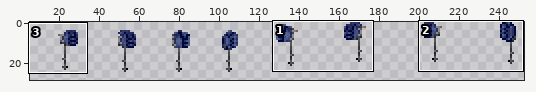
A sprite sheet gets an edit: Resources/ORK/hammer_hand_handob.png. The first picture is a wide view before the edit; the outline marks the close-up.
Close-up. Before the commit:
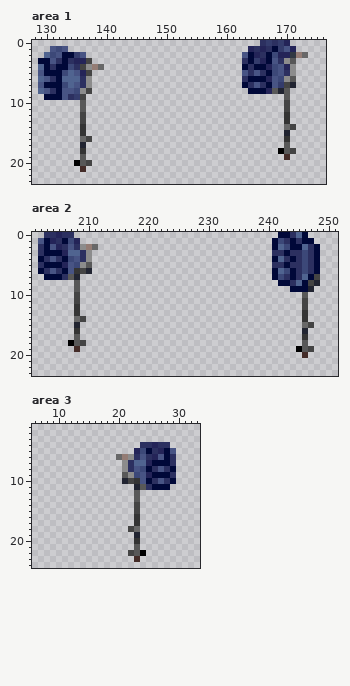
The file is 256x40 pixels. Shown: area 1: x 128..176, y 0..23; area 2: x 201..251, y 0..23; area 3: x 6..33, y 1..24. The wide view leaves out empty margins. The commit also changed other parts of the picture, which this record leaves out.
The same view after the edit:
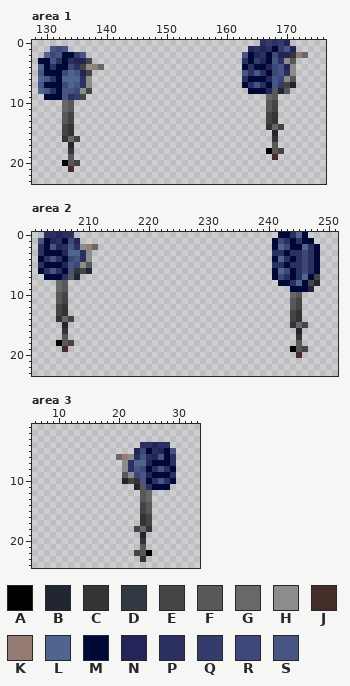
Palette (. is transparent): A #000000  B #212431  C #343434  D #313842  E #444444  F #585858  G #686868  H #8c8c8c  J #442c28  K #947c74  L #506490  M #000838  N #242458  P #2c3060  Q #343c6c  R #3c4878  S #485484
Changes in this commit:
{"where": "area 1"}
{"y":9,"x":167,"old":"..","new":"GF"}
{"y":9,"x":170,"old":"F","new":"."}
{"y":10,"x":133,"old":"..","new":"GF"}
{"y":10,"x":136,"old":"F","new":"."}
{"y":10,"x":167,"old":"..","new":"FE"}
{"y":10,"x":170,"old":"E","new":"."}
{"y":11,"x":133,"old":"..","new":"GF"}
{"y":11,"x":136,"old":"F","new":"."}
{"y":11,"x":167,"old":"..","new":"FE"}
{"y":11,"x":170,"old":"E","new":"."}
{"y":12,"x":133,"old":"..","new":"FE"}
{"y":12,"x":136,"old":"E","new":"."}
{"y":12,"x":167,"old":"..","new":"EC"}
{"y":12,"x":170,"old":"C","new":"."}
{"y":13,"x":133,"old":"..","new":"FE"}
{"y":13,"x":136,"old":"E","new":"."}
{"y":13,"x":167,"old":"..","new":"EC"}
{"y":13,"x":170,"old":"C","new":"."}
{"y":14,"x":133,"old":"..","new":"EC"}
{"y":14,"x":136,"old":"C","new":"."}
{"y":14,"x":167,"old":"...GE","new":"CGE.."}
{"y":15,"x":133,"old":"..","new":"EC"}
{"y":15,"x":136,"old":"C","new":"."}
{"y":15,"x":168,"old":".","new":"B"}
{"y":15,"x":170,"old":"B","new":"."}
{"y":16,"x":133,"old":"...GE","new":"CGE.."}
{"y":16,"x":168,"old":".","new":"C"}
{"y":16,"x":170,"old":"C","new":"."}
{"y":17,"x":134,"old":".","new":"B"}
{"y":17,"x":136,"old":"B","new":"."}
{"y":17,"x":168,"old":".","new":"F"}
{"y":17,"x":170,"old":"F","new":"."}
{"y":18,"x":134,"old":".","new":"C"}
{"y":18,"x":136,"old":"C","new":"."}
{"y":18,"x":167,"old":"..AFE","new":"AFE.."}
{"y":19,"x":134,"old":".","new":"F"}
{"y":19,"x":136,"old":"F","new":"."}
{"y":19,"x":168,"old":".","new":"J"}
{"y":19,"x":170,"old":"J","new":"."}
{"y":20,"x":133,"old":"..AFE","new":"AFE.."}
{"y":21,"x":134,"old":".","new":"J"}
{"y":21,"x":136,"old":"J","new":"."}
{"where": "area 2"}
{"y":8,"x":205,"old":"..","new":"GF"}
{"y":8,"x":208,"old":"F","new":"."}
{"y":9,"x":205,"old":"..","new":"GF"}
{"y":9,"x":208,"old":"F","new":"."}
{"y":10,"x":205,"old":"..","new":"FE"}
{"y":10,"x":208,"old":"E","new":"."}
{"y":10,"x":244,"old":"..F","new":"GF."}
{"y":11,"x":205,"old":"..","new":"FE"}
{"y":11,"x":208,"old":"E","new":"."}
{"y":11,"x":244,"old":"..E","new":"FE."}
{"y":12,"x":205,"old":"..","new":"EC"}
{"y":12,"x":208,"old":"C","new":"."}
{"y":12,"x":244,"old":"..E","new":"FE."}
{"y":13,"x":205,"old":"..","new":"EC"}
{"y":13,"x":208,"old":"C","new":"."}
{"y":13,"x":244,"old":"..C","new":"EC."}
{"y":14,"x":205,"old":"...GE","new":"CGE.."}
{"y":14,"x":244,"old":"..C","new":"EC."}
{"y":15,"x":206,"old":".","new":"B"}
{"y":15,"x":208,"old":"B","new":"."}
{"y":15,"x":244,"old":"..GE","new":"CGE."}
{"y":16,"x":206,"old":".","new":"C"}
{"y":16,"x":208,"old":"C","new":"."}
{"y":16,"x":245,"old":".B","new":"B."}
{"y":17,"x":206,"old":".","new":"F"}
{"y":17,"x":208,"old":"F","new":"."}
{"y":17,"x":245,"old":".C","new":"C."}
{"y":18,"x":205,"old":"..AFE","new":"AFE.."}
{"y":18,"x":245,"old":".F","new":"F."}
{"y":19,"x":206,"old":".","new":"J"}
{"y":19,"x":208,"old":"J","new":"."}
{"y":19,"x":244,"old":".AFE","new":"AFE."}
{"y":20,"x":245,"old":".J","new":"J."}
{"where": "area 3"}
{"y":12,"x":23,"old":"F..","new":".FG"}
{"y":13,"x":23,"old":"F..","new":".FG"}
{"y":14,"x":23,"old":"E..","new":".EF"}
{"y":15,"x":23,"old":"E..","new":".EF"}
{"y":16,"x":23,"old":"C..","new":".CE"}
{"y":17,"x":23,"old":"C..","new":".CE"}
{"y":18,"x":22,"old":"EG..","new":".EGC"}
{"y":19,"x":23,"old":"B.","new":".B"}
{"y":20,"x":23,"old":"C.","new":".C"}
{"y":21,"x":23,"old":"F.","new":".F"}
{"y":22,"x":22,"old":"EFA.","new":".EFA"}
{"y":23,"x":23,"old":"J.","new":".J"}
{"label":"changed","picture_box":[266,94,296,160]}
{"label":"changed","picture_box":[62,100,92,172]}
{"label":"changed","picture_box":[56,280,86,352]}
{"label":"changed","picture_box":[290,292,314,358]}
{"label":"changed","picture_box":[128,490,152,562]}
